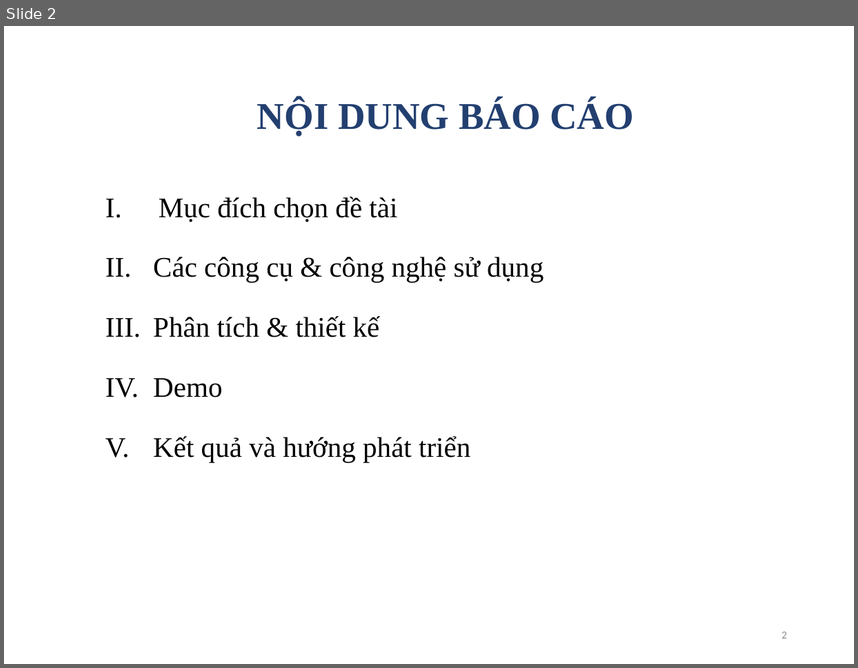
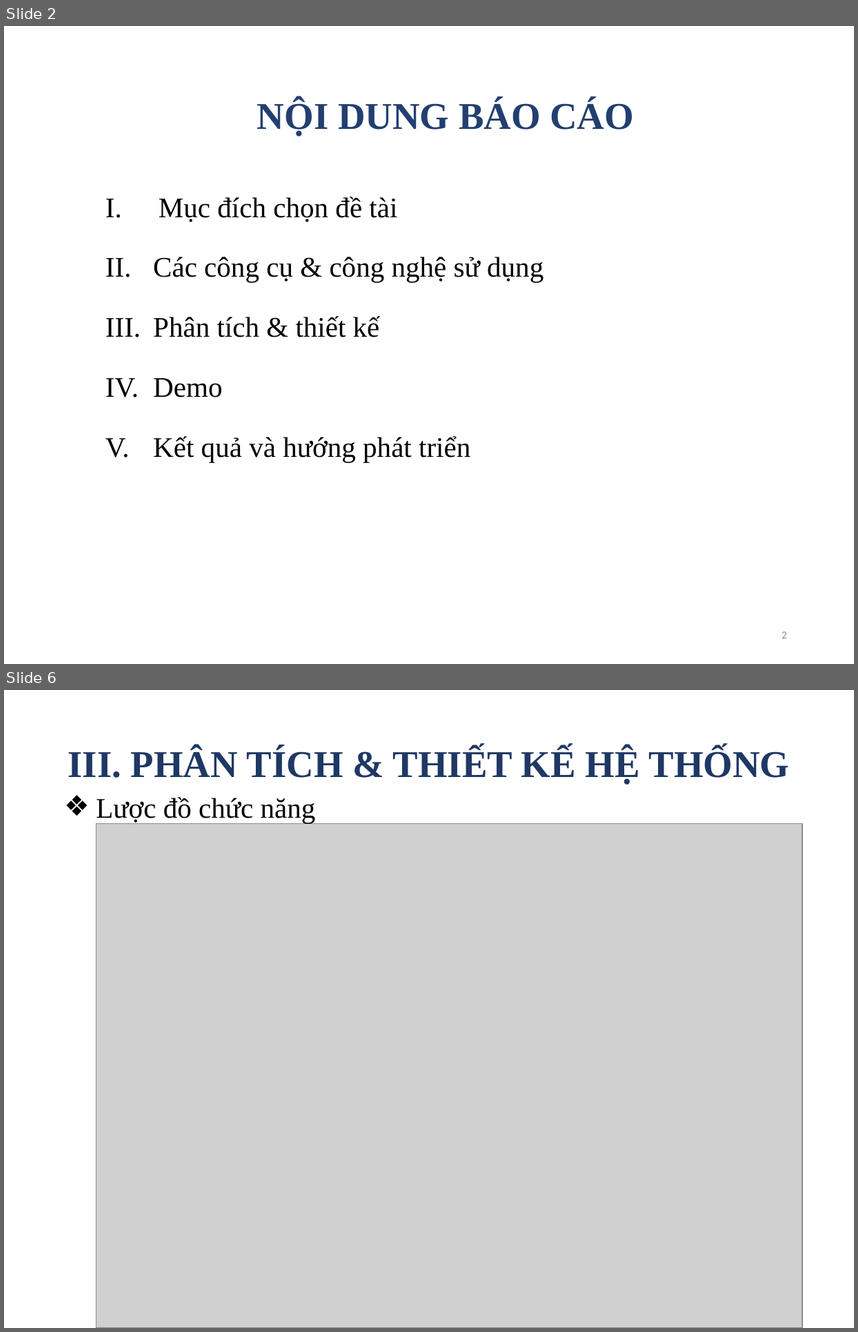
Before and after one commit to phamthuy1998/Internship_ClothesManagement, a slide deck: DATN_PhamThiThuy.pptx. Shown one above the other, each under a label of ours: slide 2 before the commit, slides 2 and 6 after it; the slides between them are not shown. The pictures are 858x668 and 858x1332 pixels, drawn with LibreOffice and Linux fonts; fonts in the diff are those of the drawing; grey boxes stand for pictures. Boxes give left, top, right and bottom in pixels: in the first picture for what was removed or moved away, otherwise in the second. Text is boxed around its words. In the diff, an @@ line names an element or a change of style, - is before the commit and + after.

```diff
--- a/DATN_PhamThiThuy.pptx
+++ b/DATN_PhamThiThuy.pptx
@@ slide 6 added at [4, 690, 854, 1328], background #FFFFFF @@
@@ title added at [67, 748, 789, 785], 32 pt, text #1F3864, bold @@
+III. PHÂN TÍCH & THIẾT KẾ HỆ THỐNG
@@ text added at [96, 797, 316, 823], 24 pt, text #000000 @@
+❖ Lược đồ chức năng
@@ picture added at [96, 823, 802, 1328] @@
```
Also in this commit, not shown: 2 slides changed, 3 other slides added, 3 slides removed, 53 other files.
